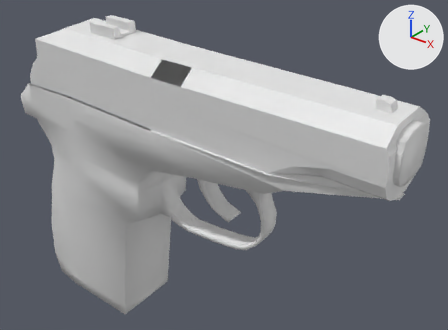
One commit to the OBJ model Vertex_Animation_Compiler/Assets/Makarov_Pistol_Reload212.obj: the scene before it, then after it.
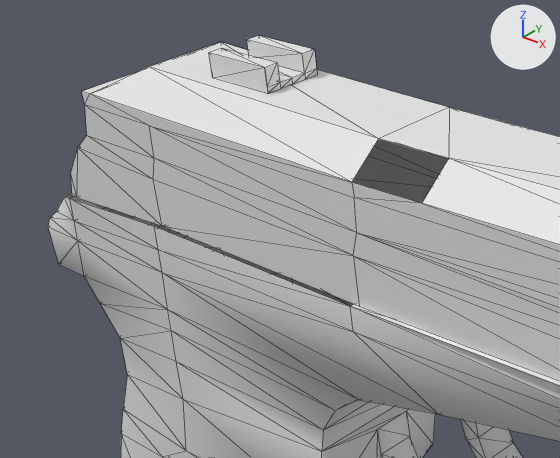
There are two pictures of each version: one whole from a 50 mm lens placed at (0.5209, -0.2372, 0.0078), pointed at (0.3982, -0.0838, -0.0873), one close up on the part from 0% to 54% of the width and 0% to 59% of the height. The lights are fixed; the arrows at upper right show +X, +Y and +Z. The close-ups show mesh edges as thin lines. Where no turn or scale is listed for an object, it has been applied to the vertices.

Objects in the first close-up: 'Rest_of_the_gun_Sphere', 'Top_Slider_Sphere.001'.
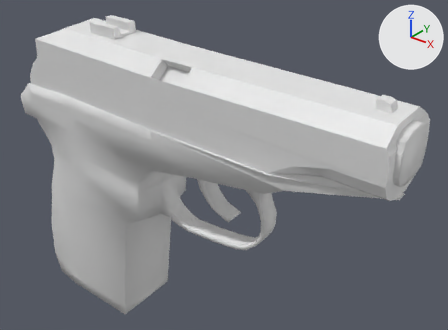
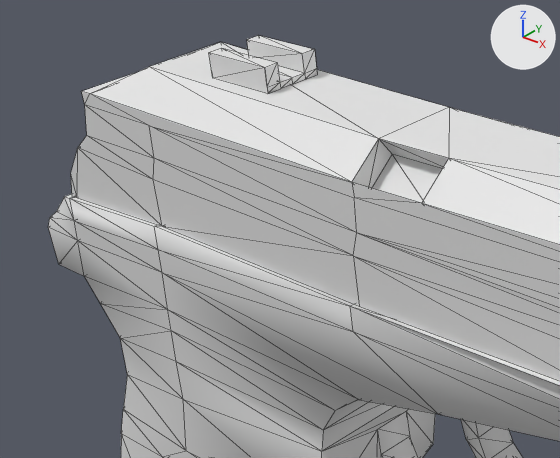
Location of each change, [x1, y1, x2, y2] in pixels of the close-ups (560 x 458 px):
```json
{"part": 1, "of": "me_rest_of_the_gun_sphere", "change": "added", "after": [65, 194, 354, 306]}
{"part": 2, "of": "me_top_slider_sphere_001", "change": "added", "after": [352, 139, 449, 203]}
```

The change, as JSON lines over the scene's bpy script:
```json
{"block": "me_rest_of_the_gun_sphere", "where": "me_rest_of_the_gun_sphere.from_pydata(...)  # 272 vertices, 519 faces; spans x 0.317..0.472, y -0.112..-0.079, z -0.159..-0.047"}
{"block": "me_rest_of_the_gun_sphere", "where": "# used by ob_rest_of_the_gun_sphere; location = (0.0, 0.0, 0.0)"}
{"block": "me_rest_of_the_gun_sphere", "where": "# verts and faces of me_rest_of_the_gun_sphere; kept vertices keep their numbers, new ones are numbered from 272"}
{"block": "me_rest_of_the_gun_sphere", "where": "# before: 164 (0.392, -0.087, -0.064), 166 (0.329, -0.112, -0.065) at pixel (64, 196), 175 (0.33, -0.112, -0.065) at pixel (69, 198), 178 (0.392, -0.112, -0.067) at pixel (350, 306), 179 (0.351, -0.112, -0.065) at pixel (154, 226)"}
{"block": "me_rest_of_the_gun_sphere", "where": "# before: 180 (0.33, -0.087, -0.062), 181 (0.351, -0.087, -0.062), 183 (0.329, -0.087, -0.062)"}
{"block": "me_rest_of_the_gun_sphere", "change": "me_rest_of_the_gun_sphere part 1"}
{"op": "add", "block": "me_rest_of_the_gun_sphere", "code": "faces += [(164, 181, 179), (175, 179, 181), (166, 175, 183), (164, 179, 178), (175, 181, 180), (175, 180, 183)]"}
{"block": "me_top_slider_sphere_001", "where": "me_top_slider_sphere_001.from_pydata(...)  # 127 vertices, 227 faces; spans x 0.3299..0.47, y -0.1134..-0.0863, z -0.0686..-0.0379"}
{"block": "me_top_slider_sphere_001", "where": "# used by ob_top_slider_sphere_001; location = (0.0, 0.0, 0.0)"}
{"block": "me_top_slider_sphere_001", "where": "# verts and faces of me_top_slider_sphere_001; kept vertices keep their numbers, new ones are numbered from 127"}
{"block": "me_top_slider_sphere_001", "where": "# before: 65 (0.406, -0.1133, -0.0491) at pixel (421, 203), 68 (0.3942, -0.1134, -0.0488) at pixel (351, 182), 76 (0.4062, -0.1084, -0.0446) at pixel (448, 158), 77 (0.3944, -0.1085, -0.0443) at pixel (378, 138)"}
{"block": "me_top_slider_sphere_001", "change": "me_top_slider_sphere_001 part 2"}
{"op": "add", "block": "me_top_slider_sphere_001", "code": "for new, old in zip([127, 128, 129], [65, 68, 76]): verts[new] = verts[old] + (-0.0001, 0.0025, -0.0027)"}
{"op": "add", "block": "me_top_slider_sphere_001", "code": "verts[130] = (0.3943, -0.106, -0.0469)  # pixel (392, 154)"}
{"op": "add", "block": "me_top_slider_sphere_001", "code": "faces += [(65, 128, 68), (127, 129, 130), (76, 77, 129), (65, 129, 127), (77, 128, 130), (65, 127, 128)]"}
{"op": "add", "block": "me_top_slider_sphere_001", "code": "faces += [(127, 130, 128), (77, 130, 129), (65, 76, 129), (68, 128, 77)]"}
```
